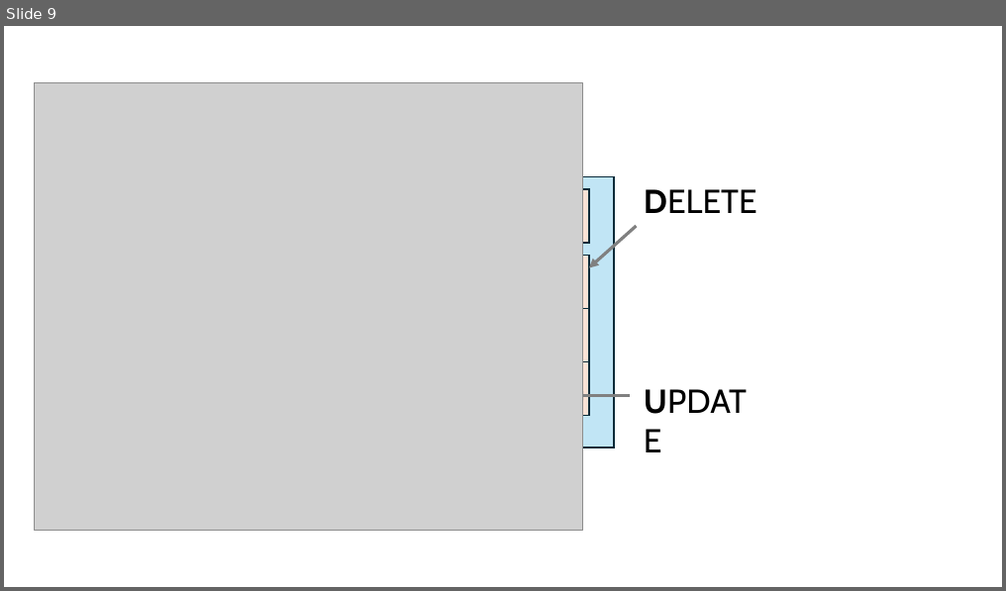
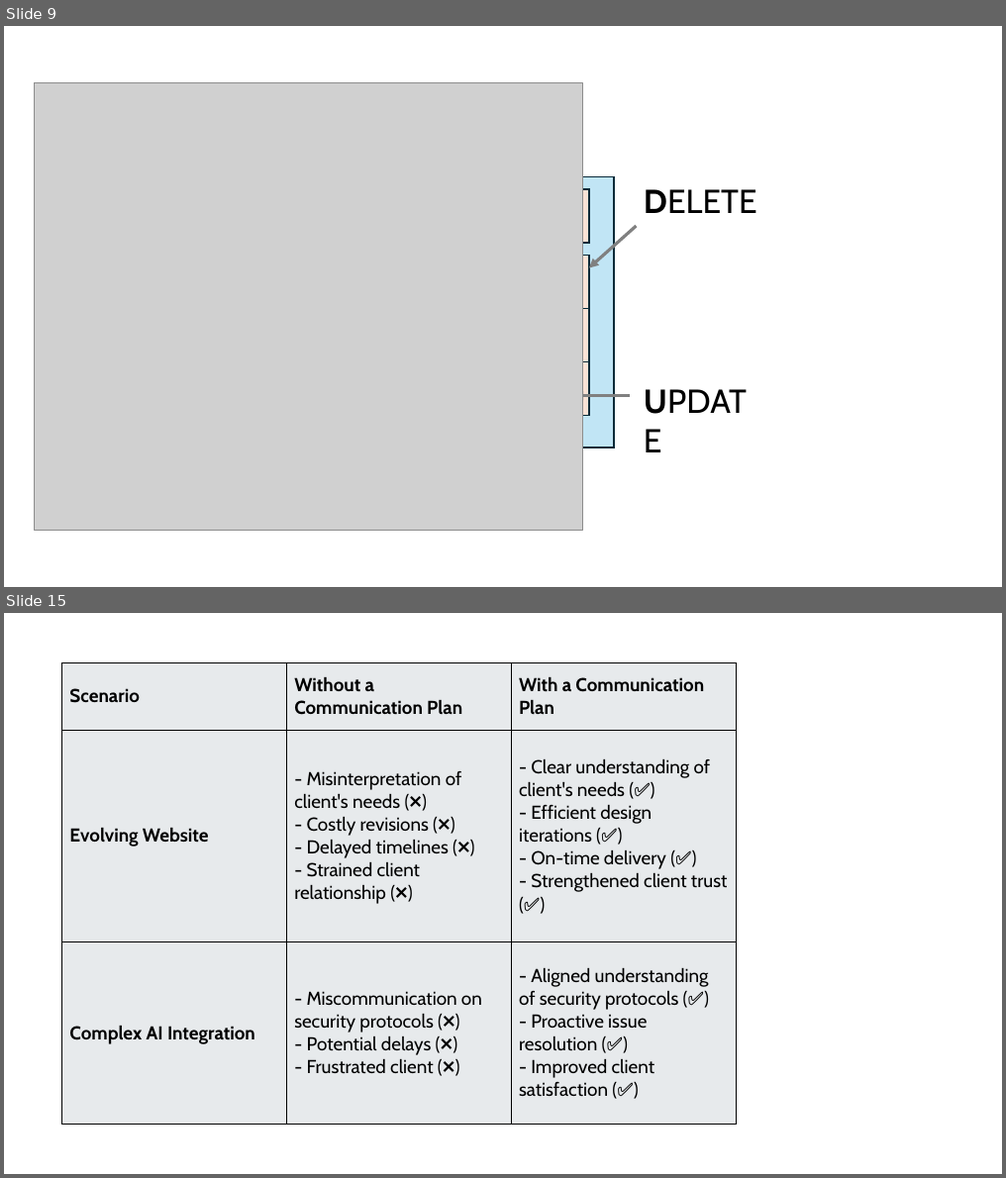
Before and after one commit to stringfestdata/images-for-web-embeds, a slide deck: ppt-staging-for-web-embeds.pptx. Shown one above the other, each under a label of ours: slide 9 before the commit, slides 9 and 15 after it; the slides between them are not shown. The pictures are 1006x591 and 1006x1178 pixels, drawn with LibreOffice and Linux fonts; fonts in the diff are those of the drawing; grey boxes stand for pictures. Boxes give left, top, right and bottom in pixels: in the first picture for what was removed or moved away, otherwise in the second. Text is boxed around its words. In the diff, an @@ line names an element or a change of style, - is before the commit and + after.

```diff
--- a/ppt-staging-for-web-embeds.pptx
+++ b/ppt-staging-for-web-embeds.pptx
@@ slide 15 added at [4,613,1002,1174], background #FFFFFF @@
@@ table added at [62,663,737,1124], 3 rows, 3 columns @@
+Scenario | Without a Communication Plan | With a Communication Plan
+Evolving Website | - Misinterpretation of client's needs (❌) - Costly revisions (❌) - Delayed timelines (❌) - Strained client relationship (❌) | - Clear understanding of client's needs (✅) - Efficient design iterations (✅) - On-time delivery (✅) - Strengthened client trust (✅)
+Complex AI Integration | - Miscommunication on security protocols (❌) - Potential delays (❌) - Frustrated client (❌) | - Aligned understanding of security protocols (✅) - Proactive issue resolution (✅) - Improved client satisfaction (✅)
```
Also in this commit, not shown: 6 other slides added.
